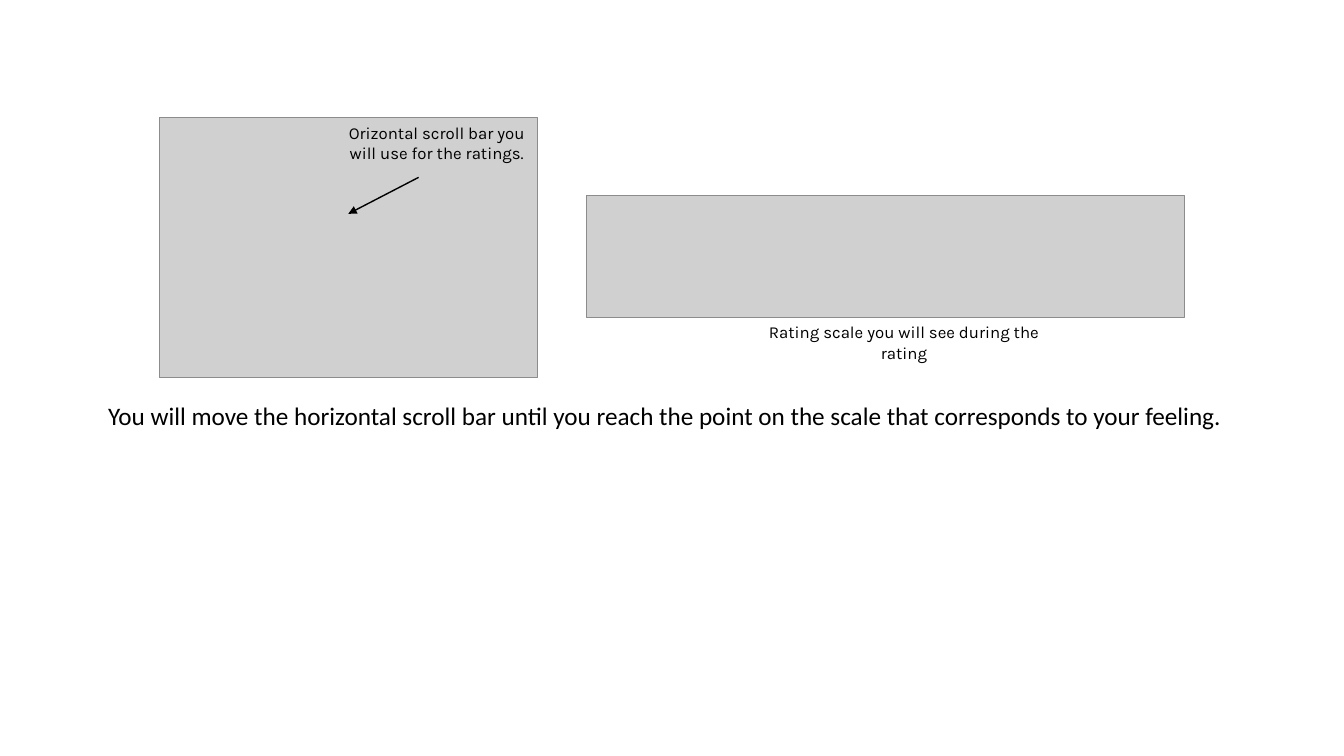
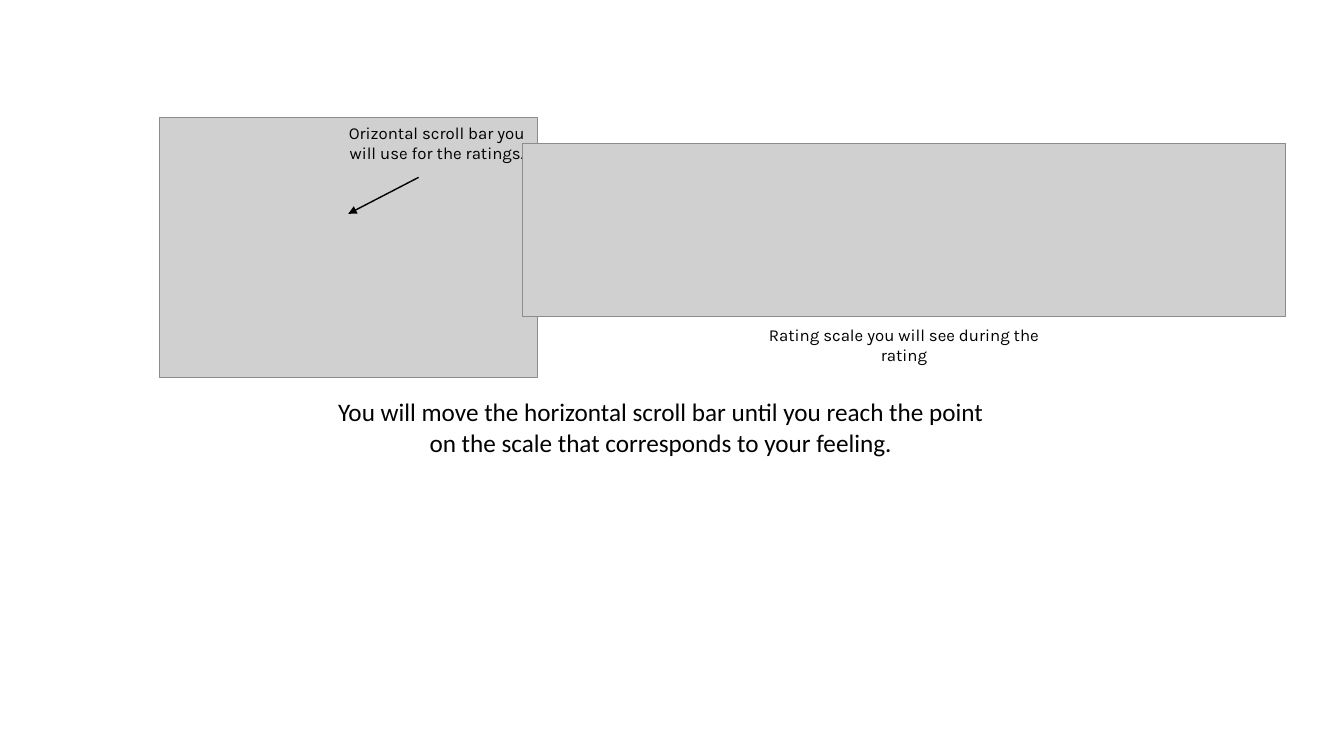
Before and after one commit to LabBench-Society/Protocols, a slide deck: slide 2 of docs/alloknesisDemo/Images.pptx. Drawn at 1344x756 pixels with LibreOffice and Linux fonts; fonts in the diff are those of the drawing; grey boxes stand for pictures. Boxes give left, top, right and bottom in pixels: in the first picture for what was removed or moved away, otherwise in the second. Text is boxed around its words. In the diff, an @@ line names an element or a change of style, - is before the commit and + after.

```diff
--- a/docs/alloknesisDemo/Images.pptx
+++ b/docs/alloknesisDemo/Images.pptx
@@ picture: place and size @@
-picture at [587,196,1186,318]
+picture at [522,143,1286,317]
@@ text at [338,403,983,457]: text changed @@
-You will move the horizontal scroll bar until you reach the point on the scale that corresponds to your feeling.
+You will move the horizontal scroll bar until you reach the point
+on the scale that corresponds to your feeling.
```
Also in this commit, not shown: 1 other slide changed, 1 other file.
